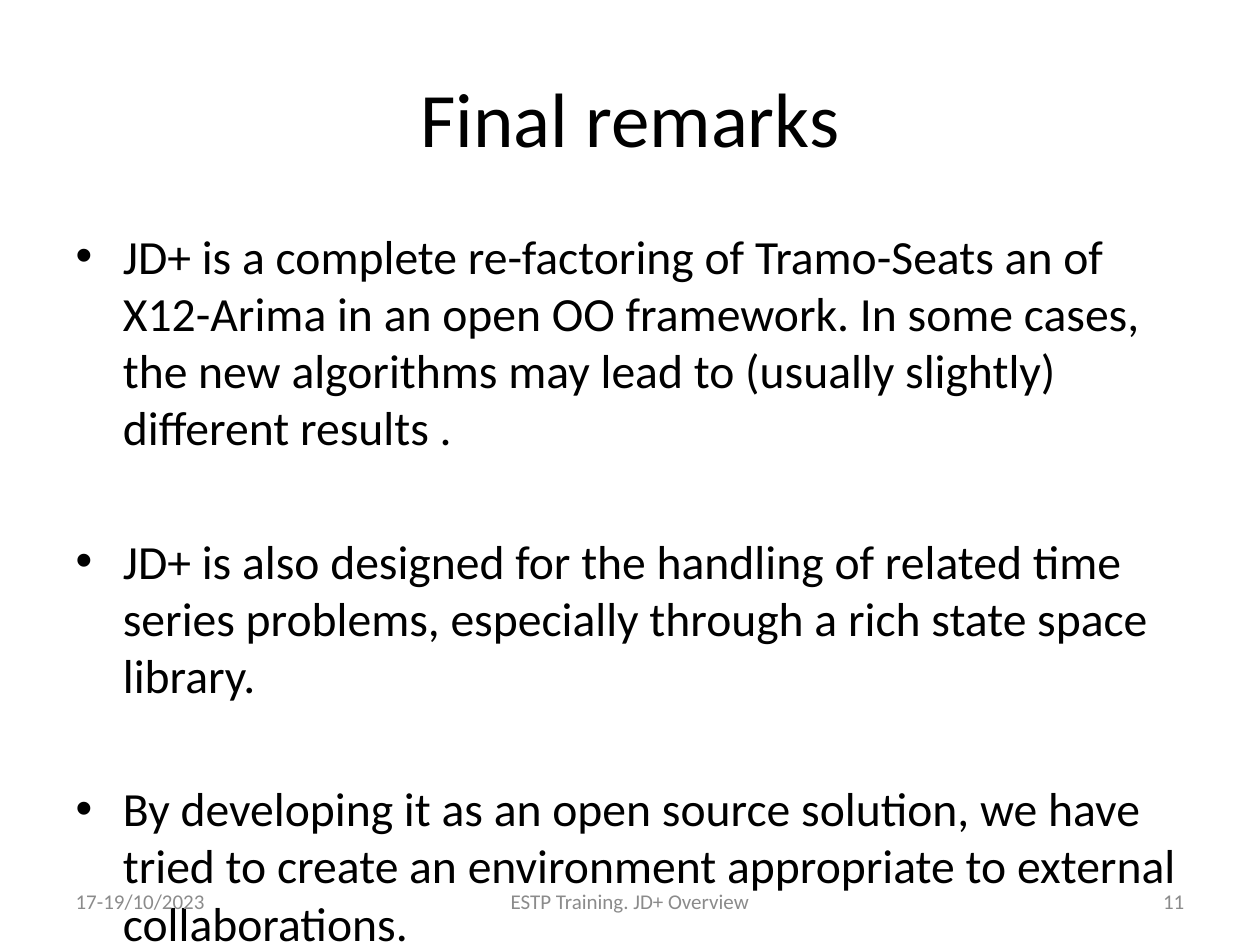
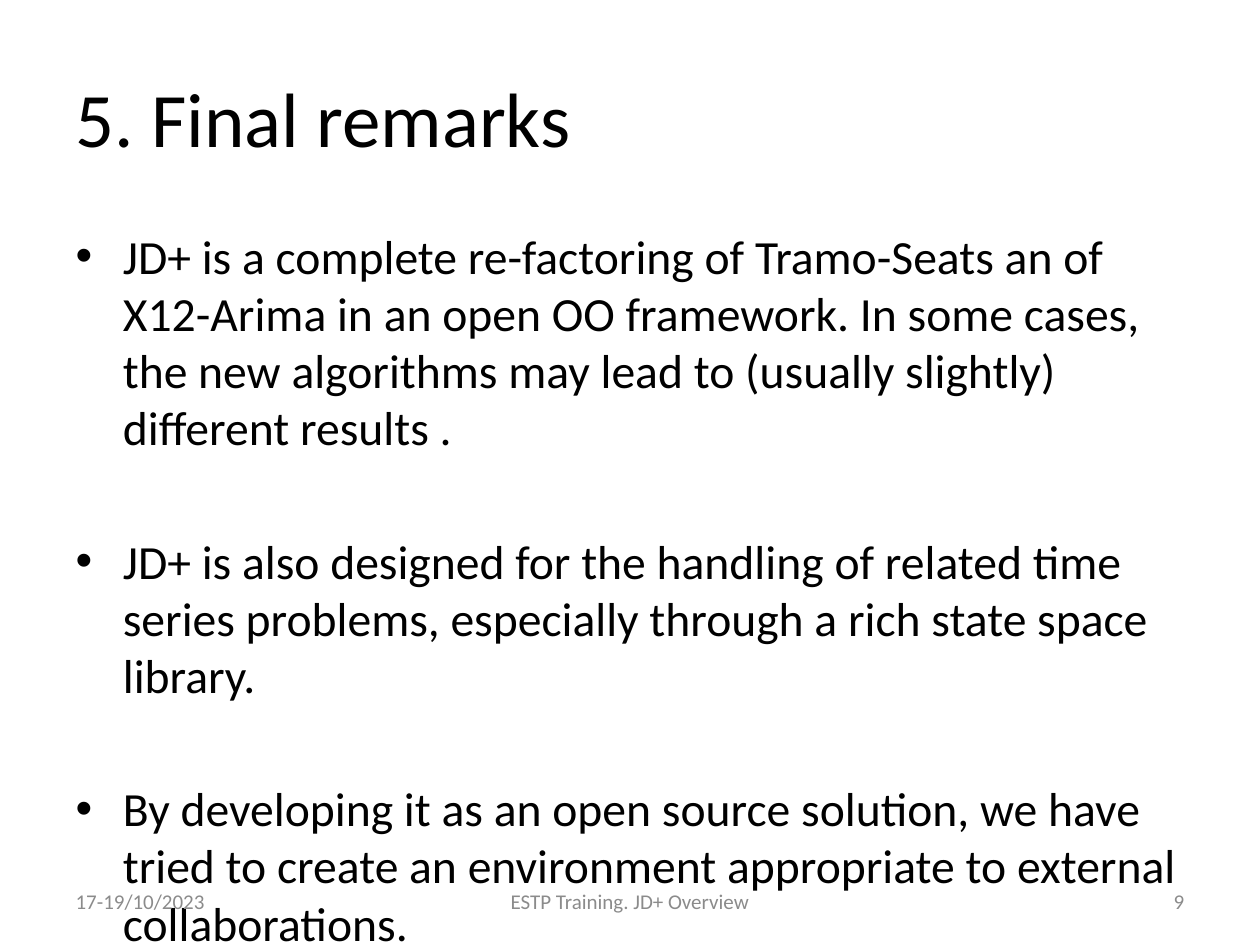
Before and after one commit to palatej/estp2023, a slide deck: slide 9 of Presentations/1.1 JD+_Overview.pptx (slide 11 before the commit). Drawn at 1260x945 pixels with LibreOffice and Linux fonts; fonts in the diff are those of the drawing. Boxes give left, top, right and bottom in pixels: in the first picture for what was removed or moved away, otherwise in the second. Text is boxed around its words. In the diff, an @@ line names an element or a change of style, - is before the commit and + after.

```diff
--- a/Presentations/1.1 JD+_Overview.pptx
+++ b/Presentations/1.1 JD+_Overview.pptx
@@ title at [76,93,571,148]: text changed @@
-Final remarks
+5. Final remarks
@@ page number at [1174,895,1185,909]: text changed @@
-11
+9
```
Also in this commit, not shown: 7 other slides changed, 2 slides removed, 7 other files.
